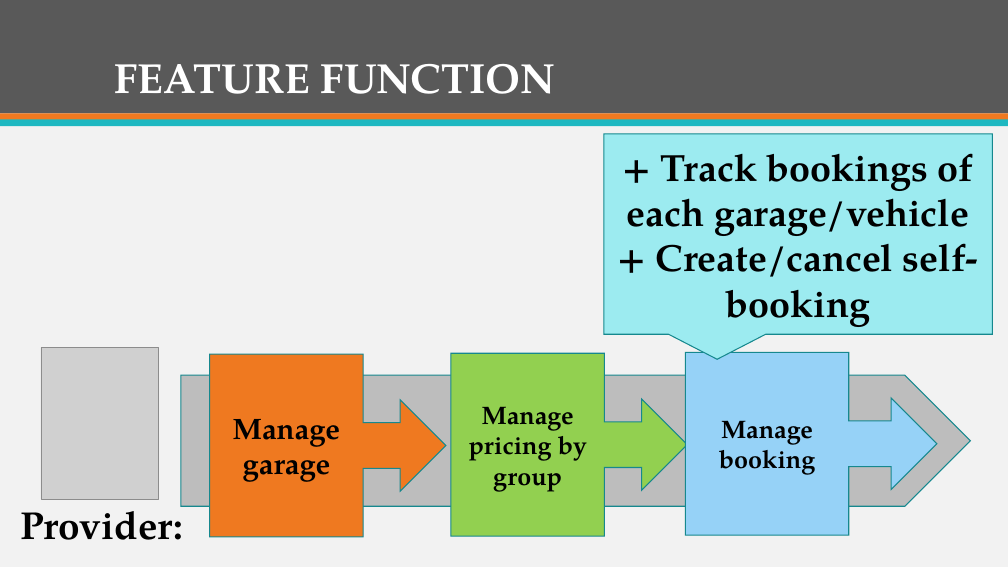
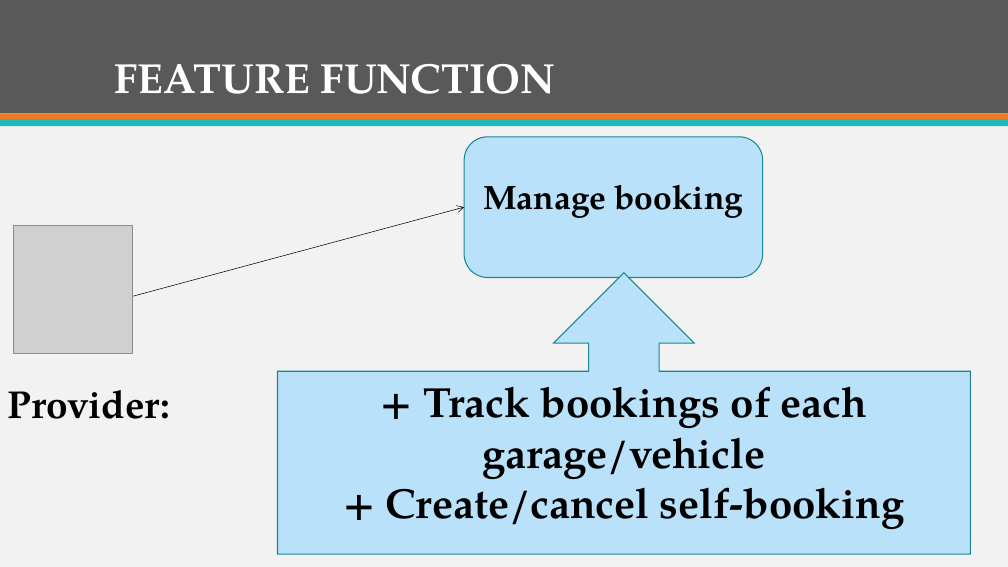
Before and after one commit to firzgard/CarRentalPortal, a slide deck: slide 14 of slide/CAR RENTAL PORTAL-tam.pptx (slide 13 before the commit). Drawn at 1008x567 pixels with LibreOffice and Linux fonts; fonts in the diff are those of the drawing; grey boxes stand for pictures. Boxes give left, top, right and bottom in pixels: in the first picture for what was removed or moved away, otherwise in the second. Text is boxed around its words. In the diff, an @@ line names an element or a change of style, - is before the commit and + after.

```diff
--- a/slide/CAR RENTAL PORTAL-tam.pptx
+++ b/slide/CAR RENTAL PORTAL-tam.pptx
@@ rounded rectangle "Manage booking": place and size @@
-rounded rectangle "Manage booking" at (686,352,938,535)
+rounded rectangle "Manage booking" at (464,137,763,278)
@@ rounded rectangle "Manage booking" at (464,137,763,278): size 24 to 32 pt; right arrow callout to rounded rectangle; fill #96D2F7 to #B9E1FA @@
@@ arrow added from (129, 297) to (464, 207), #000000 0.5 pt @@
@@ picture added at (14,226,132,354) @@
@@ up arrow callout "+ Track bookings of each ...": place and size @@
-up arrow callout "+ Track bookings of each ..." at (604,134,993,334)
+up arrow callout "+ Track bookings of each ..." at (278,273,970,554)
@@ up arrow callout "+ Track bookings of each ..." at (278,273,970,554): size 36 to 40 pt; speech box to up arrow callout; fill #9CEBF0 to #B9E1FA @@
@@ picture removed at (41,347,159,499) @@
@@ right arrow callout removed at (209,354,446,537) @@
-Manage garage
@@ right arrow callout removed at (451,353,687,536) @@
-Manage pricing by group
@@ text "Provider:" rewrapped from (20,499,183,540) to (8,390,171,419) @@
@@ pentagon arrow removed at (181,375,970,506) @@
```
Also in this commit, not shown: 7 other slides changed, 7 slides added, 1 slide removed.
